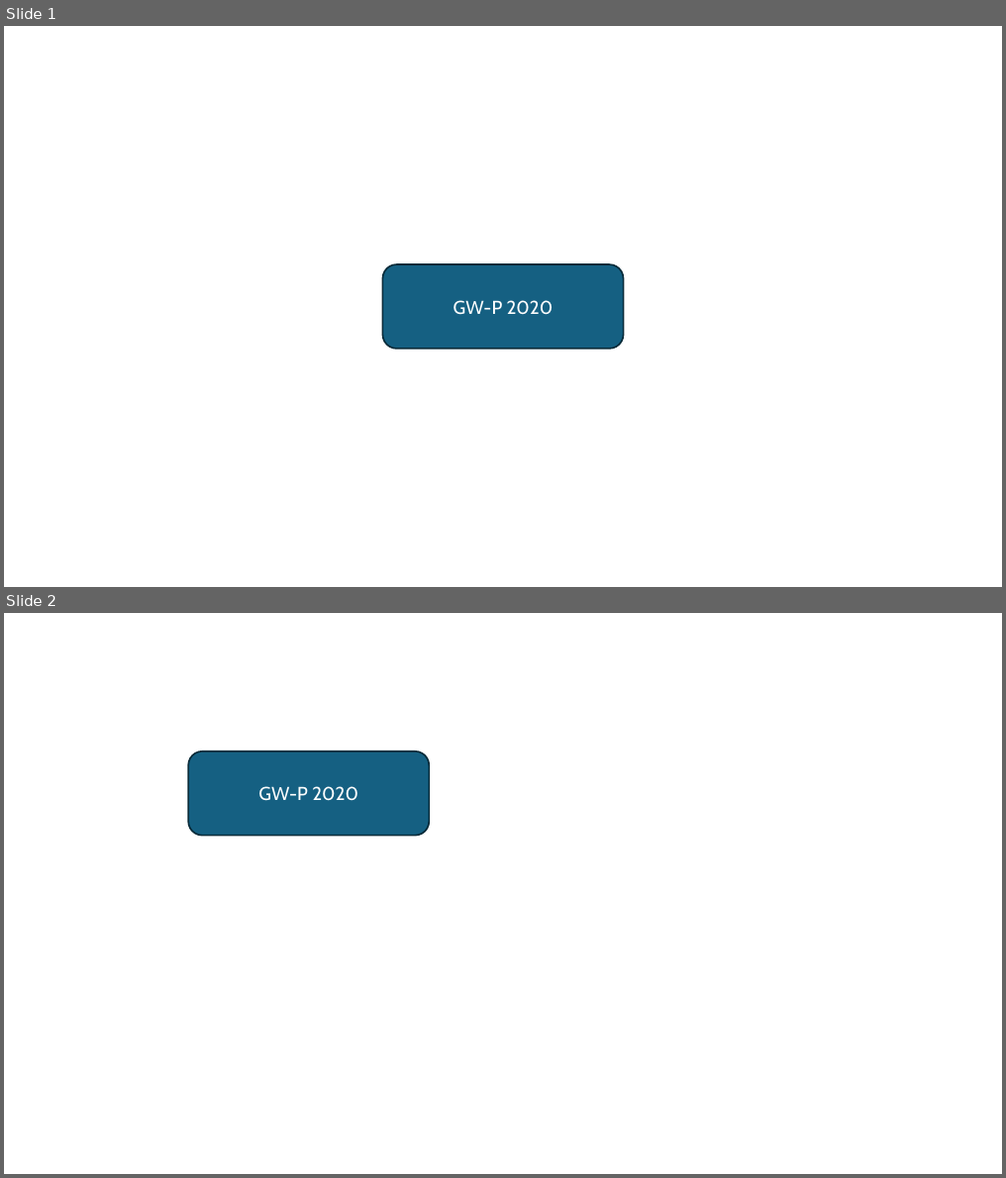
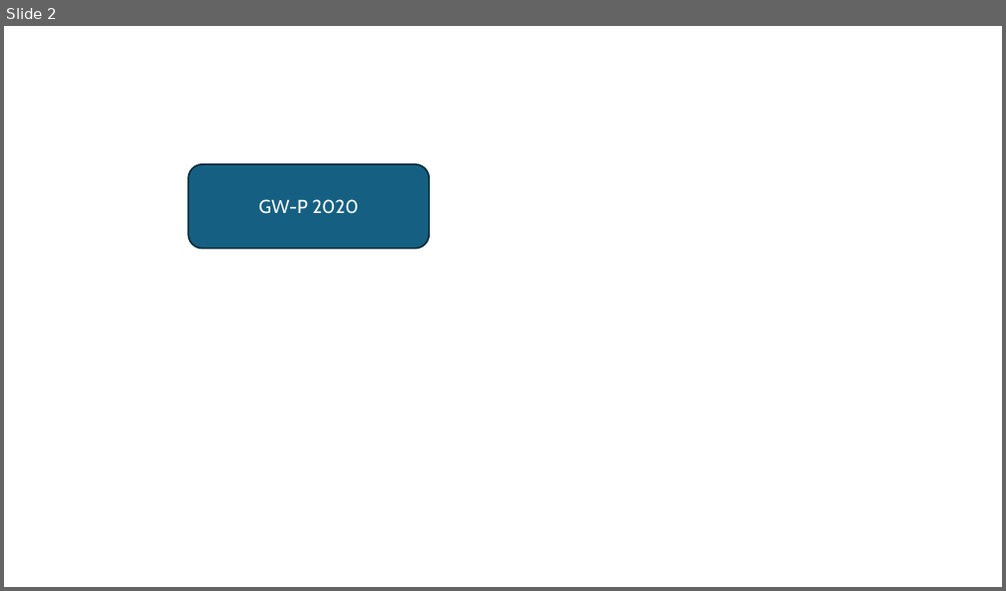
Before and after one commit to Pierre063/ebook-sync-source, a slide deck: Power point.pptx. Shown one above the other, each under a label of ours: slides 1 and 2 before the commit, slide 2 after it. The pictures are 1006x1178 and 1006x591 pixels, drawn with LibreOffice and Linux fonts; fonts in the diff are those of the drawing. Boxes give left, top, right and bottom in pixels: in the first picture for what was removed or moved away, otherwise in the second. Text is boxed around its words. In the diff, an @@ line names an element or a change of style, - is before the commit and + after.

```diff
--- a/Power point.pptx
+++ b/Power point.pptx
@@ slide 1 removed at (4,26,1002,587), background #FFFFFF @@
@@ rounded rectangle removed at (383,265,624,349) @@
-GW-P 2020
```
Also in this commit, not shown: 1 slide added, 1 other file.
